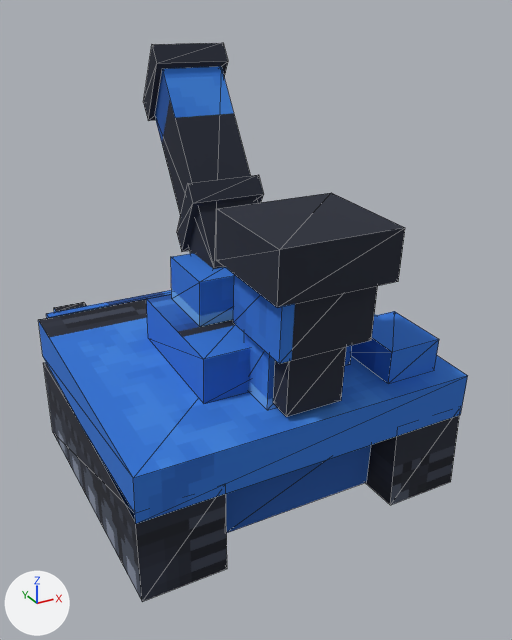
The glTF model public/assets/models/units/artillery_blue.glb: old version first, new version second.
The view is the same before and after, from a 50 mm lens placed at (-0.835, -1.614, 1.246), pointed at (0.043, -0.019, 0.449). Arrows for +X, +Y and +Z are at lower left; the lights stay in place. The picture after the commit comes second. Mesh edges are drawn as thin lines. Vertices at exactly the same position are counted once.

The first picture shows 'barrel', 'chassis', 'hull', 'turret'.
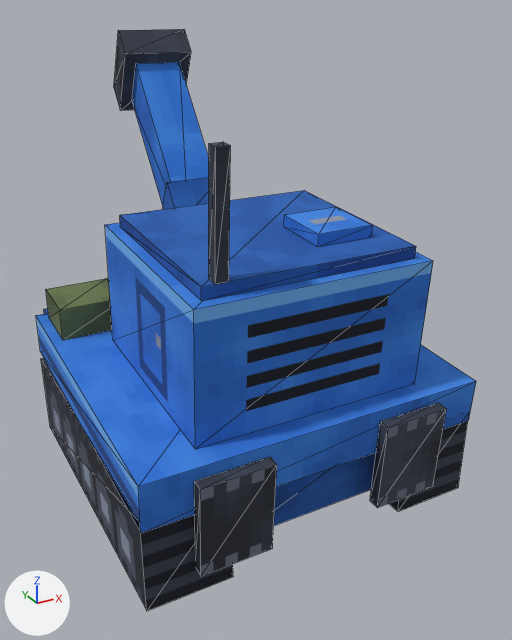
Changed parts and their boxes [x1, y1, x2, y2] in the pictures (512 x 640 px; the box of a moved part takes in the faces that stretch with it):
'turret', reshaped, moved (27% wider, 37% taller): before [146, 193, 405, 417]; after [105, 142, 433, 449]
'hull', reshaped (23% taller): before [38, 290, 468, 533]; after [36, 278, 476, 576]
'chassis', rescaled: before [43, 362, 460, 602]; after [41, 358, 468, 611]
'barrel', reshaped, moved: before [143, 43, 264, 269]; after [114, 29, 209, 209]
part 2 of me_hull_rigid_batch, added (blue): after [36, 313, 476, 533]
part 3 of me_hull_rigid_batch, moved or reshaped: before [226, 445, 371, 533]; after [274, 453, 376, 525]
part 4 of me_hull_rigid_batch, added: after [194, 457, 277, 576]
part 5 of me_hull_rigid_batch, added: after [370, 403, 447, 508]
part 6 of me_hull_rigid_batch, deleted (blue): before [351, 311, 439, 383]
part 7 of me_hull_rigid_batch, deleted (blue): before [38, 299, 468, 524]
part 8 of me_hull_rigid_batch, moved or reshaped (mostly hidden before): before [54, 292, 172, 316]; after [44, 278, 112, 340]
part 9 of me_turret_rigid_batch, added (blue): after [105, 223, 433, 449]
part 10 of me_turret_rigid_batch, moved or reshaped: before [171, 253, 234, 327]; after [284, 207, 373, 247]
part 11 of me_turret_rigid_batch, deleted: before [146, 193, 405, 417]
part 12 of me_turret_rigid_batch, added (blue): after [120, 142, 416, 301]
part 13 of me_barrel_rigid_batch, moved or reshaped: before [143, 43, 258, 269]; after [114, 29, 209, 209]
part 14 of me_barrel_rigid_batch, moved or reshaped: before [177, 175, 264, 252]; after [132, 62, 209, 206]

What changed in the scene script:
```text
Change me_chassis_rigid_batch:
    used by ob_chassis; parent = ob_root; location = (0.0, 0.0, 0.25)
    remove me_chassis_rigid_batch.from_pydata(...)  # 16 vertices, 24 faces; spans x -0.94..0.94, y -0.81..0.81, z -0.25..0.25
    add me_chassis_rigid_batch.from_pydata(...)  # 16 vertices, 24 faces; spans x -0.94..0.94, y -0.88..0.88, z -0.25..0.25
    me_chassis_rigid_batch part 1: the whole mesh is scaled about its middle by (1, 1.08, 1)
Change me_hull_rigid_batch:
    used by ob_hull; parent = ob_root; location = (0.0, 0.0, 0.375); rotation_euler = (0.0606, 0.0, 0.0), in degrees (3.5, 0, 0)
    remove me_hull_rigid_batch.from_pydata(...)  # 48 vertices, 62 faces; spans x -0.94..0.94, y -0.81..0.94, z -0.25..0.56
    add me_hull_rigid_batch.from_pydata(...)  # 64 vertices, 86 faces; spans x -0.94..0.94, y -0.94..1.0, z -0.25..0.56
    me_hull_rigid_batch part 2: a new loose piece, a box spanning x -0.94..0.94, y -0.88..0.88, z 0.12..0.38, in mat_look (picture img_look)
    me_hull_rigid_batch part 3: the loose piece of 8 vertices spanning x -0.44..0.44, y -0.69..0.69, z -0.25..0.12 is scaled about its middle by (1, 1.09, 1)
    me_hull_rigid_batch part 4: a new loose piece, a box spanning x -0.688..-0.312, y -0.938..-0.875, z -0.188..0.312, in mat_look (picture img_look)
    me_hull_rigid_batch part 5: a new loose piece, a box spanning x 0.312..0.688, y -0.938..-0.875, z -0.188..0.312, in mat_look (picture img_look)
    me_hull_rigid_batch part 6: the loose piece of 8 vertices spanning x 0.5..0.81, y -0.69..-0.31, z 0.38..0.56 is deleted
    me_hull_rigid_batch part 7: the loose piece of 8 vertices spanning x -0.94..0.94, y -0.81..0.81, z 0.12..0.38 is deleted
    me_hull_rigid_batch part 8: 11 vertices removed from x -0.88..0.88, y 0.81..0.88, z 0.19..0.38; 19 vertices added at x -0.88..0.88, y 0.5..1.0, z 0.19..0.56
Change me_turret_rigid_batch:
    used by ob_turret; parent = ob_hull; location = (0.0, -0.0625, 0.375)
    remove me_turret_rigid_batch.from_pydata(...)  # 72 vertices, 94 faces; spans x -0.438..0.438, y -0.812..0.375, z 0.0..0.938
    add me_turret_rigid_batch.from_pydata(...)  # 40 vertices, 52 faces; spans x -0.625..0.625, y -0.562..0.688, z 0.0..1.312
    me_turret_rigid_batch part 9: a new loose piece, a box spanning x -0.625..0.625, y -0.562..0.562, z 0.0..0.688, in mat_look (picture img_look)
    me_turret_rigid_batch part 10: the loose piece of 8 vertices spanning x -0.312..0.312, y -0.062..0.312, z 0.25..0.5 is scaled about its middle by (0.5, 0.833, 0.25), then moved by (0.281, -0.281, 0.406)
    me_turret_rigid_batch part 11: 7 loose pieces with 56 vertices, spanning x -0.438..0.438, y -0.812..0.375, z 0.0..0.938, are deleted
    me_turret_rigid_batch part 12: 16 vertices added at x -0.562..0.562, y -0.5..0.5, z 0.688..1.312
    other edits to the shape of me_turret_rigid_batch do not show in these pictures
Change me_barrel_rigid_batch:
    used by ob_barrel; parent = ob_turret; location = (0.0, 0.125, 0.375); scale = (1.12, 0.667, 1.12)
    remove me_barrel_rigid_batch.from_pydata(...)  # 24 vertices, 36 faces; spans x -0.188..0.188, y -0.1..1.174, z -0.12..1.027
    add me_barrel_rigid_batch.from_pydata(...)  # 24 vertices, 36 faces; spans x -0.188..0.188, y -0.072..1.387, z -0.102..1.05
    me_barrel_rigid_batch part 13: 16 of 24 vertices moved; they spanned x -0.188..0.188, y -0.1..1.174, z -0.12..1.027 and now span x -0.188..0.188, y 0.013..1.387, z -0.056..1.05; mean shift (0.0, -0.025, -0.121); largest move (0.156, -0.1, 0.12) -> (0.188, 1.019, 0.942)
    me_barrel_rigid_batch part 14: 8 of 24 vertices moved; they spanned x -0.188..0.188, y 0.167..0.504, z 0.097..0.465 and now span x -0.125..0.125, y -0.072..1.198, z -0.102..0.891; mean shift (0.0, 0.228, 0.113); largest move (-0.188, 0.262, 0.465) -> (-0.125, 1.055, 0.891)
Change ob_turret:
    ob_turret.location: (0.0, -0.0625, 0.375) -> (0.0, -0.188, 0.375)
Change ob_barrel:
    ob_barrel.location: (0.0, 0.125, 0.375) -> (0.0, 0.625, 0.375)
```
